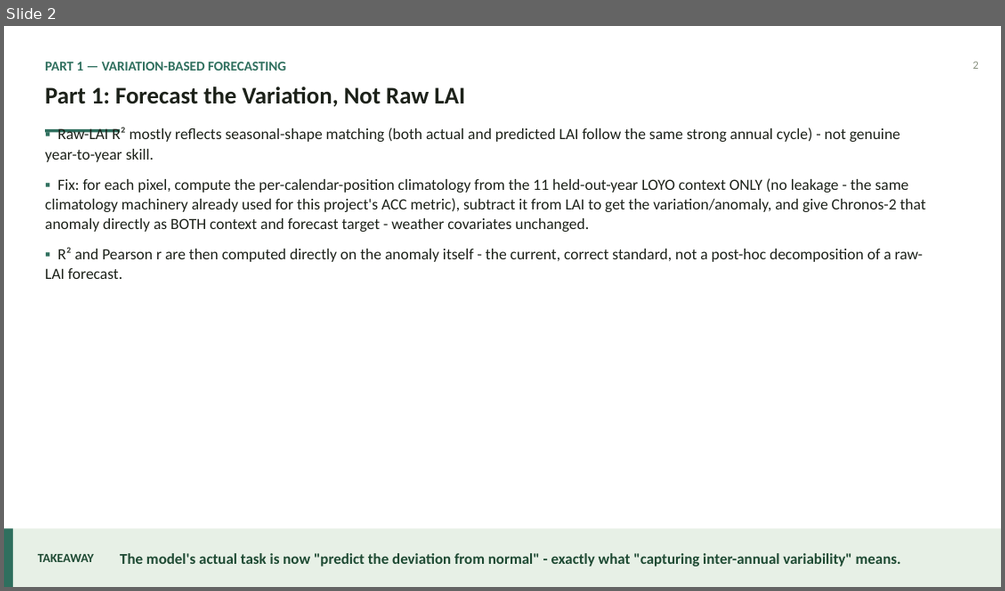
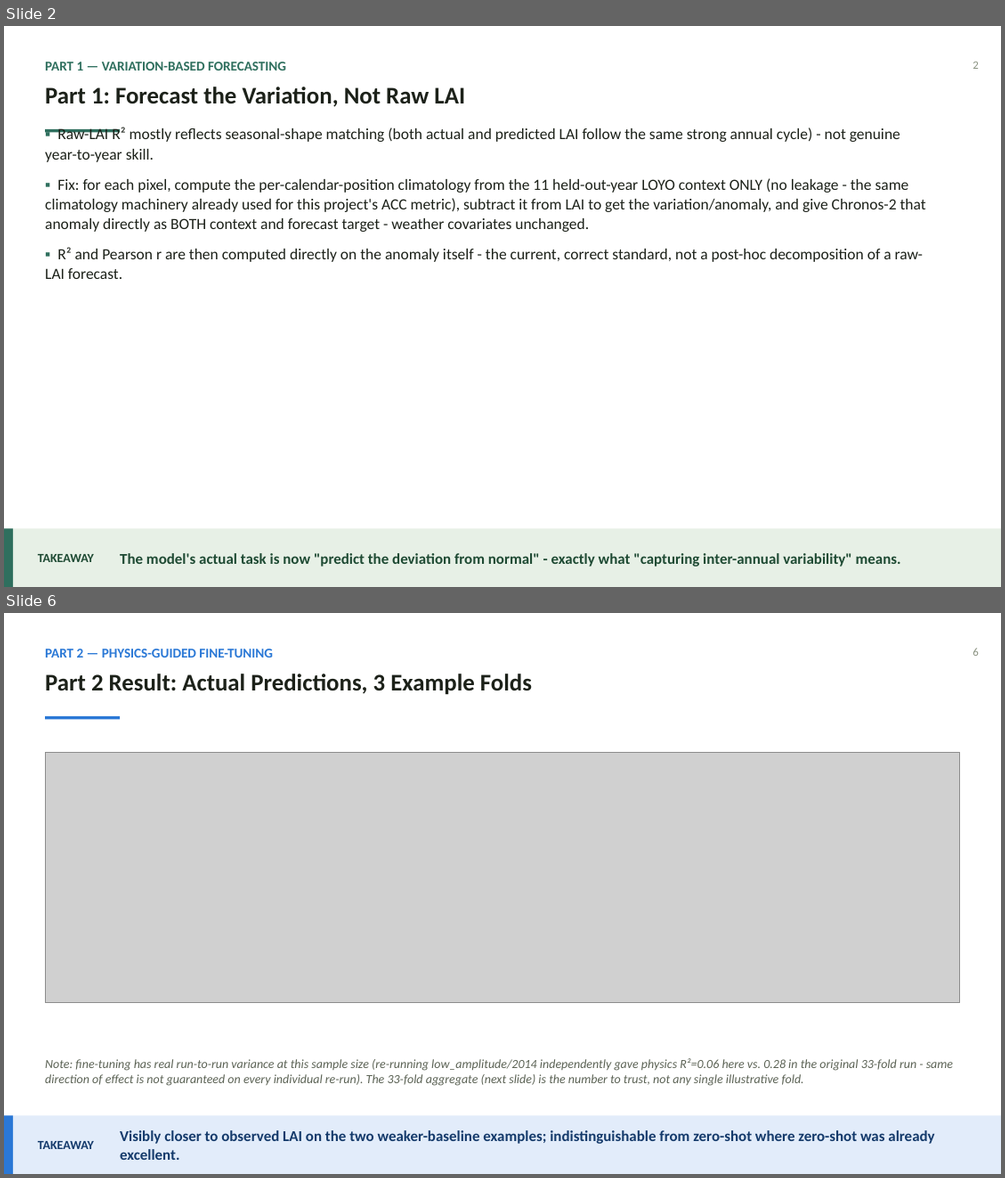
Before and after one commit to zhanghchen/Chronos2-vegetation-forecasting, a slide deck: presentations/Variation_And_Equation_FineTuning/Variation_And_Equation_FineTuning.pptx. Shown one above the other, each under a label of ours: slide 2 before the commit, slides 2 and 6 after it; the slides between them are not shown. The pictures are 1005x591 and 1005x1178 pixels, drawn with LibreOffice and Linux fonts; fonts in the diff are those of the drawing; grey boxes stand for pictures. Boxes give left, top, right and bottom in pixels: in the first picture for what was removed or moved away, otherwise in the second. Text is boxed around its words. In the diff, an @@ line names an element or a change of style, - is before the commit and + after.

```diff
--- a/presentations/Variation_And_Equation_FineTuning/Variation_And_Equation_FineTuning.pptx
+++ b/presentations/Variation_And_Equation_FineTuning/Variation_And_Equation_FineTuning.pptx
@@ slide 6 added at [4,613,1001,1174], background #FFFFFF @@
@@ text added at [45,649,273,657], 13 pt, text #2A78D6, bold @@
+PART 2 — PHYSICS-GUIDED FINE-TUNING
@@ text added at [972,648,978,656], 11 pt, text #8B9382 @@
+6
@@ text added at [45,674,532,695], 23 pt, text #1C2119, bold @@
+Part 2 Result: Actual Predictions, 3 Example Folds
@@ rectangle added at [45,716,120,719], fill #2A78D6 @@
@@ picture added at [45,752,960,1003] @@
@@ text added at [45,1058,953,1086], 12 pt, text #5C6355, italic @@
+Note: fine-tuning has real run-to-run variance at this sample size (re-running low_amplitude/2014 independently gave physics R²=0.06 here vs. 0.28 in the original 33-fold run - same direction of effect is not guaranteed on every individual re-run). The 33-fold aggregate (next slide) is the number to trust, not any single illustrative fold.
@@ rectangle added at [4,1116,1001,1174], fill #E2ECFA @@
@@ rectangle added at [4,1116,13,1174], fill #2A78D6 @@
@@ text added at [38,1141,94,1149], 12 pt, text #143A6B, bold @@
+TAKEAWAY
@@ text added at [120,1130,934,1159], 14.5 pt, text #143A6B, bold @@
+Visibly closer to observed LAI on the two weaker-baseline examples; indistinguishable from zero-shot where zero-shot was already excellent.
```
Also in this commit, not shown: 3 slides changed, 2 other slides added, 6 other files.
